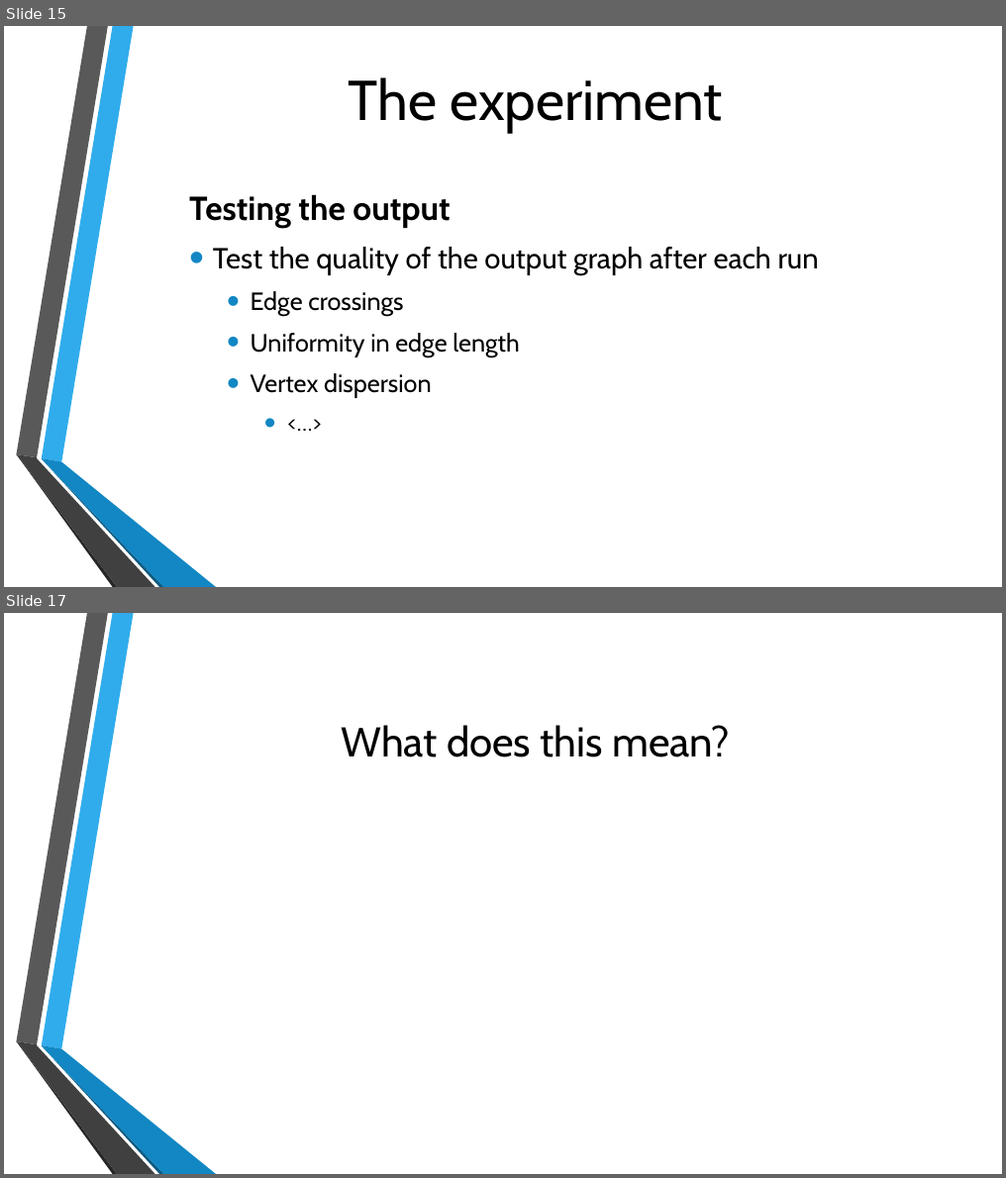
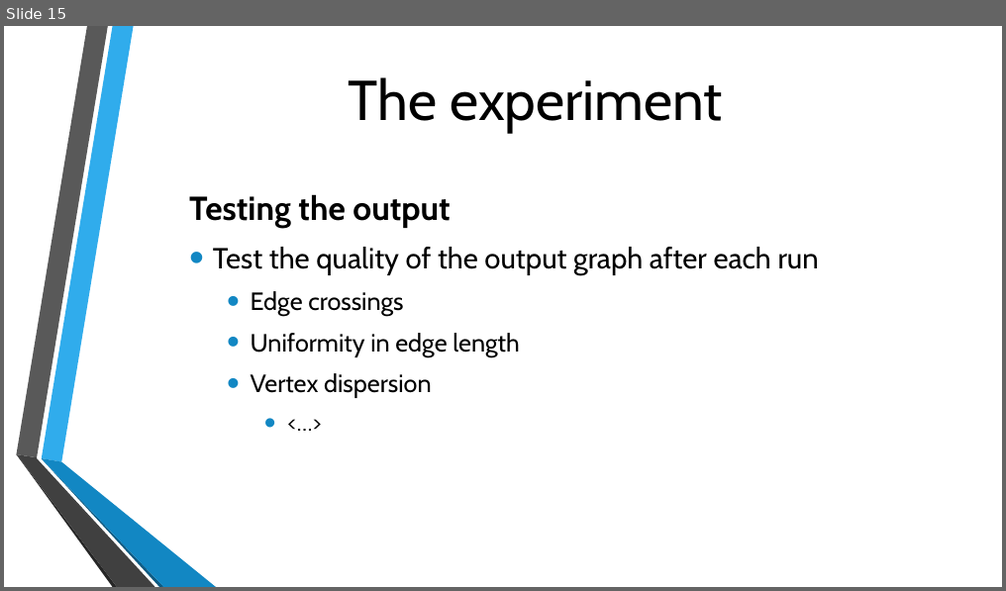
Before and after one commit to michielvh1995/OMI, a slide deck: Presentatie/Onderzoek eindpresentatie.pptx. Shown one above the other, each under a label of ours: slides 15 and 17 before the commit, slide 15 after it; the slides between them are not shown. The pictures are 1006x1178 and 1006x591 pixels, drawn with LibreOffice and Linux fonts; fonts in the diff are those of the drawing; background and template pictures are left out. Boxes give left, top, right and bottom in pixels: in the first picture for what was removed or moved away, otherwise in the second. Text is boxed around its words. In the diff, an @@ line names an element or a change of style, - is before the commit and + after.

```diff
--- a/Presentatie/Onderzoek eindpresentatie.pptx
+++ b/Presentatie/Onderzoek eindpresentatie.pptx
@@ slide 17 removed at (4,613,1002,1174), background picture (left out); not listed: 6 template elements that a slide beside it also shows @@
@@ title removed at (341,725,730,758) @@
-What does this mean?
```
Also in this commit, not shown: 3 slides changed, 7 slides added, 2 other slides removed.
